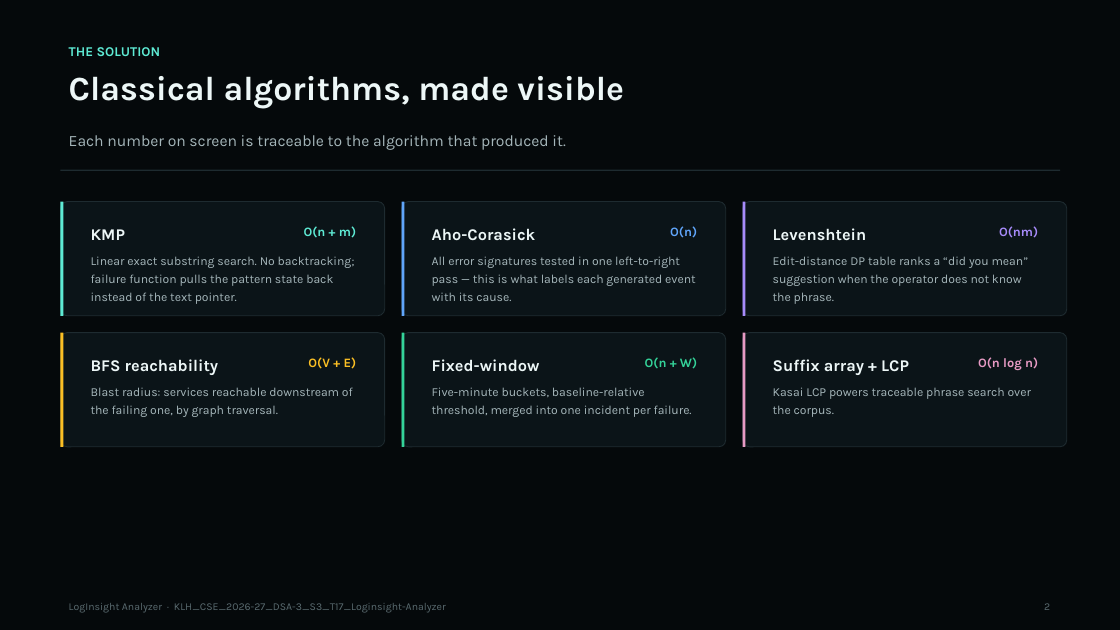
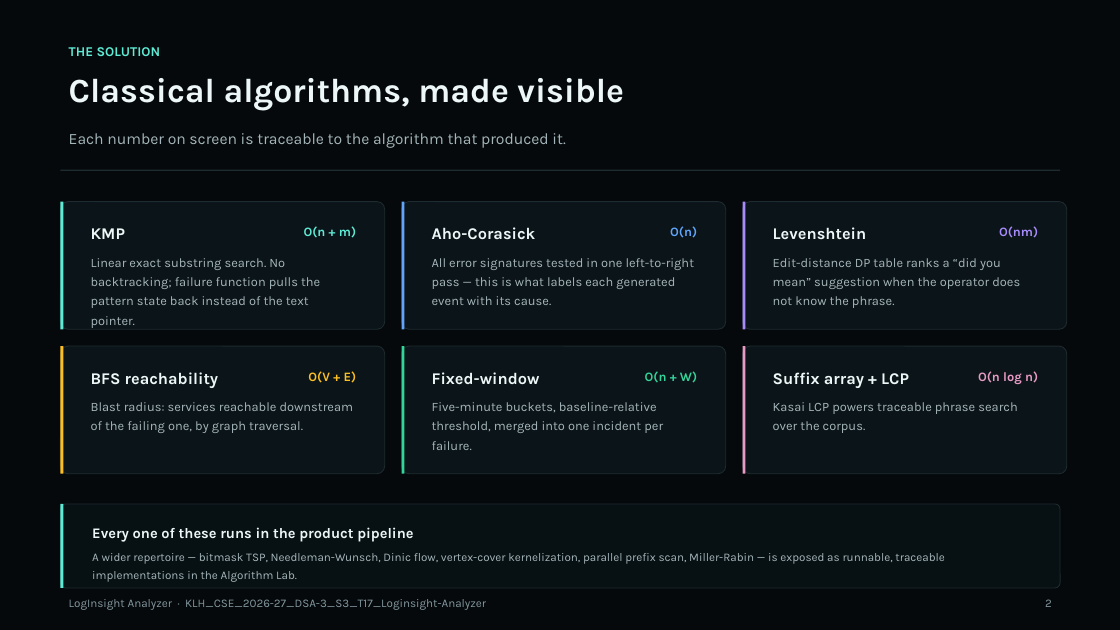
Before and after one commit to karkalashivareddy/KLH_CSE_2026-27_DSA-3_S3_T17_Loginsight-Analyzer, a slide deck: slide 3 of final-submission/LogInsight_Final_Project_Presentation.pptx. Drawn at 1120x630 pixels with LibreOffice and Linux fonts; fonts in the diff are those of the drawing. Boxes give left, top, right and bottom in pixels: in the first picture for what was removed or moved away, otherwise in the second. Text is boxed around its words. In the diff, an @@ line names an element or a change of style, - is before the commit and + after.

Commit message:
feat: add official KLH identity and fix presentation defects
Replace the generic placeholder favicon with the official Koneru Lakshmaiah
Education Foundation mark taken from the institution's own site, and place
that mark on the presentation title and closing slides.

Presentation defects found by rendering and measuring every slide, now fixed:
- footer text failed contrast at 3.59:1 and sat below the 10pt floor
- slide 6 claimed seven scenarios but showed four, and 'CRITICAL' wrapped
  into its neighbour; the cards are now a three-row layout listing all seven
- slides 3 and 6 overflowed past the footer
- overview and algorithm screenshots were distorted by fixed-width placement
- images taller than the content area on two slides

Verified after the change: 0 out-of-bounds shapes, 0 contrast failures,
0 text overlaps, 0 distorted images, smallest text 10pt. The report cover
keeps the template's own letterhead, so no duplicate logo was added there.

```diff
--- a/final-submission/LogInsight_Final_Project_Presentation.pptx
+++ b/final-submission/LogInsight_Final_Project_Presentation.pptx
@@ rounded rectangle: place and size @@
-rounded rectangle at [60, 202, 385, 316]
+rounded rectangle at [60, 202, 385, 329]
@@ rectangle: place and size @@
-rectangle at [60, 202, 64, 316]
+rectangle at [60, 202, 64, 329]
@@ rounded rectangle: place and size @@
-rounded rectangle at [402, 202, 726, 316]
+rounded rectangle at [402, 202, 726, 329]
@@ rectangle: place and size @@
-rectangle at [402, 202, 405, 316]
+rectangle at [402, 202, 405, 329]
@@ rounded rectangle: place and size @@
-rounded rectangle at [743, 202, 1067, 316]
+rounded rectangle at [743, 202, 1067, 329]
@@ rectangle: place and size @@
-rectangle at [743, 202, 746, 316]
+rectangle at [743, 202, 746, 329]
@@ rounded rectangle: place and size @@
-rounded rectangle at [60, 333, 385, 447]
+rounded rectangle at [60, 346, 385, 474]
@@ rectangle: place and size @@
-rectangle at [60, 333, 64, 447]
+rectangle at [60, 346, 64, 474]
@@ text "BFS reachability": place and size @@
-text "BFS reachability" at [91, 359, 219, 375]
+text "BFS reachability" at [91, 372, 219, 388]
@@ rounded rectangle: place and size @@
-rounded rectangle at [402, 333, 726, 447]
+rounded rectangle at [402, 346, 726, 474]
@@ rectangle: place and size @@
-rectangle at [402, 333, 405, 447]
+rectangle at [402, 346, 405, 474]
@@ text "Fixed-window": place and size @@
-text "Fixed-window" at [432, 359, 540, 371]
+text "Fixed-window" at [432, 372, 540, 384]
@@ rounded rectangle: place and size @@
-rounded rectangle at [743, 333, 1067, 447]
+rounded rectangle at [743, 346, 1067, 474]
@@ rectangle: place and size @@
-rectangle at [743, 333, 746, 447]
+rectangle at [743, 346, 746, 474]
@@ text "Suffix array + LCP": place and size @@
-text "Suffix array + LCP" at [773, 359, 909, 375]
+text "Suffix array + LCP" at [773, 372, 909, 388]
@@ 3 texts: place and size @@
-3 texts at [308, 357, 1038, 370]
+3 texts at [308, 371, 1038, 384]
@@ text "Blast radius: services reachable downstream ...": place and size @@
-text "Blast radius: services reachable downstream ..." at [91, 387, 353, 417]
+text "Blast radius: services reachable downstream ..." at [91, 402, 354, 433]
@@ text "Five-minute buckets, baseline-relative threshold, merged ...": place and size @@
-text "Five-minute buckets, baseline-relative threshold, merged ..." at [432, 387, 692, 417]
+text "Five-minute buckets, baseline-relative threshold, merged ..." at [432, 402, 663, 450]
@@ size 10.5 to 11 pt; line spacing 1.24 to 1.26 in 6 elements at [91, 258, 320, 328], [773, 258, 1020, 308], [432, 258, 695, 305], [91, 402, 354, 433], [432, 402, 663, 450], [773, 402, 1017, 433] @@
@@ text "Kasai LCP powers traceable phrase ...": place and size @@
-text "Kasai LCP powers traceable phrase ..." at [773, 387, 1031, 417]
+text "Kasai LCP powers traceable phrase ..." at [773, 402, 1017, 433]
@@ rounded rectangle added at [60, 504, 1060, 588], fill #071013, outline #1E2B30 0.75 pt @@
@@ rectangle added at [60, 504, 64, 588], fill #5EEAD4 @@
@@ text added at [92, 527, 413, 542], 12.5 pt, text #EDF7F7, bold @@
+Every one of these runs in the product pipeline
@@ text added at [92, 553, 944, 582], 10 pt, text #A5B6BA @@
+A wider repertoire — bitmask TSP, Needleman-Wunsch, Dinic flow, vertex-cover kernelization, parallel prefix scan, Miller-Rabin — is exposed as runnable, traceable implementations in the Algorithm Lab.
@@ text "LogInsight Analyzer · KLH_CSE_2026-27_DSA-3_S3_T17_Loginsigh ..." at [69, 599, 486, 610]: size 9 to 10 pt, text colour #5A6B70 to #8498A0 @@
@@ text "2" at [1045, 599, 1052, 607]: size 9 to 10 pt, text colour #5A6B70 to #8498A0 @@
```
Also in this commit, not shown: 15 other slides changed, 7 other files.
